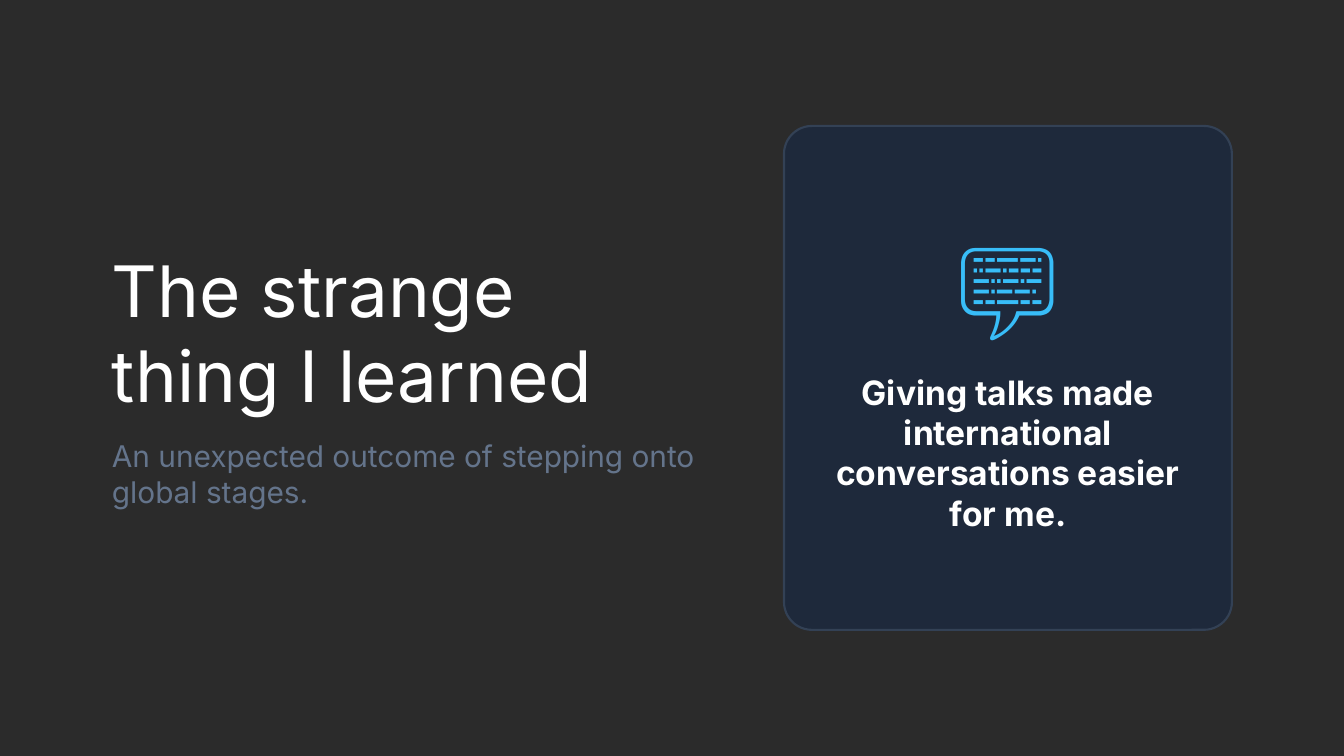
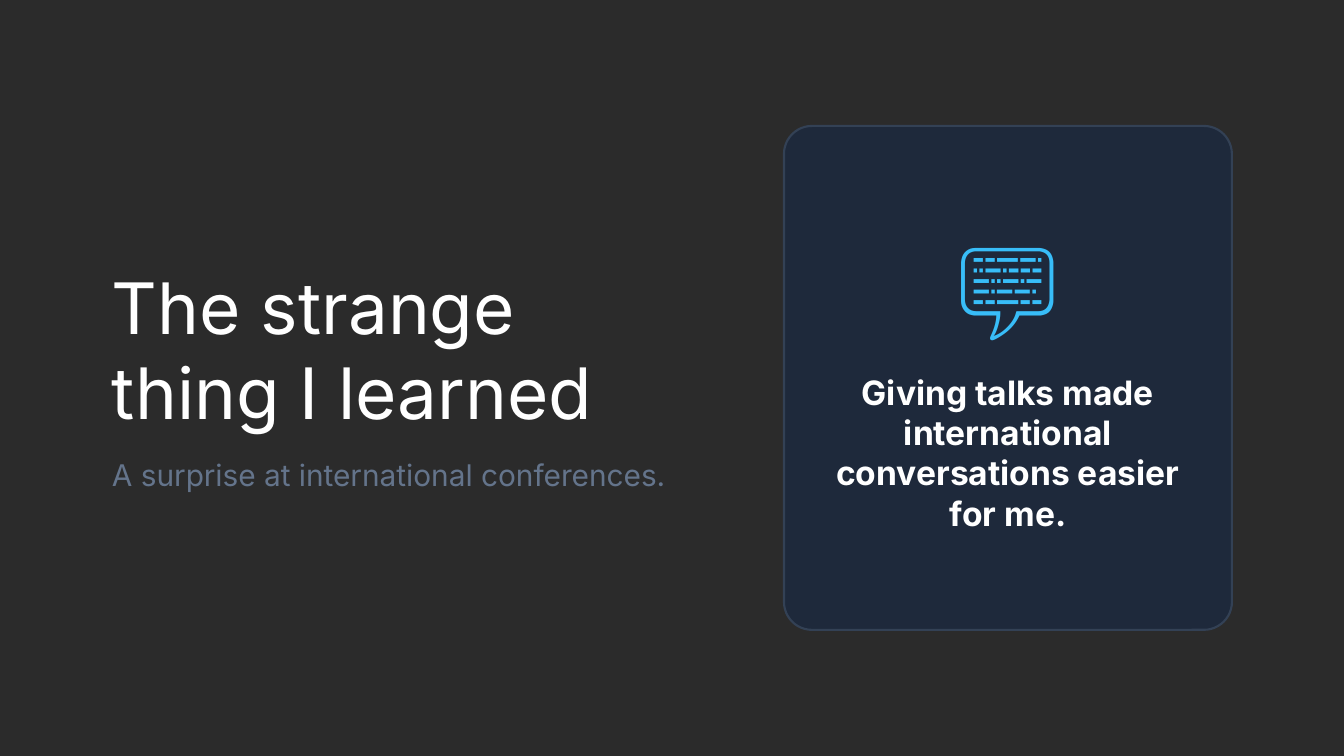
Before and after one commit to naruoga/presentations, a slide deck: slide 2 of COSCUP2026_MyBrokenEnglishStillWorks.odp. Drawn at 1344x756 pixels with LibreOffice and Linux fonts; fonts in the diff are those of the drawing; background and template pictures are left out; a plain dark background stands for a picture behind light text. Boxes give left, top, right and bottom in pixels: in the first picture for what was removed or moved away, otherwise in the second. Text is boxed around its words. In the diff, an @@ line names an element or a change of style, - is before the commit and + after.

```diff
--- a/COSCUP2026_MyBrokenEnglishStillWorks.odp
+++ b/COSCUP2026_MyBrokenEnglishStillWorks.odp
@@ text at bbox=[112, 463, 665, 492]: text changed @@
-An unexpected outcome of stepping onto global stages.
+A surprise at international conferences.
```
Also in this commit, not shown: 4 other slides changed.
